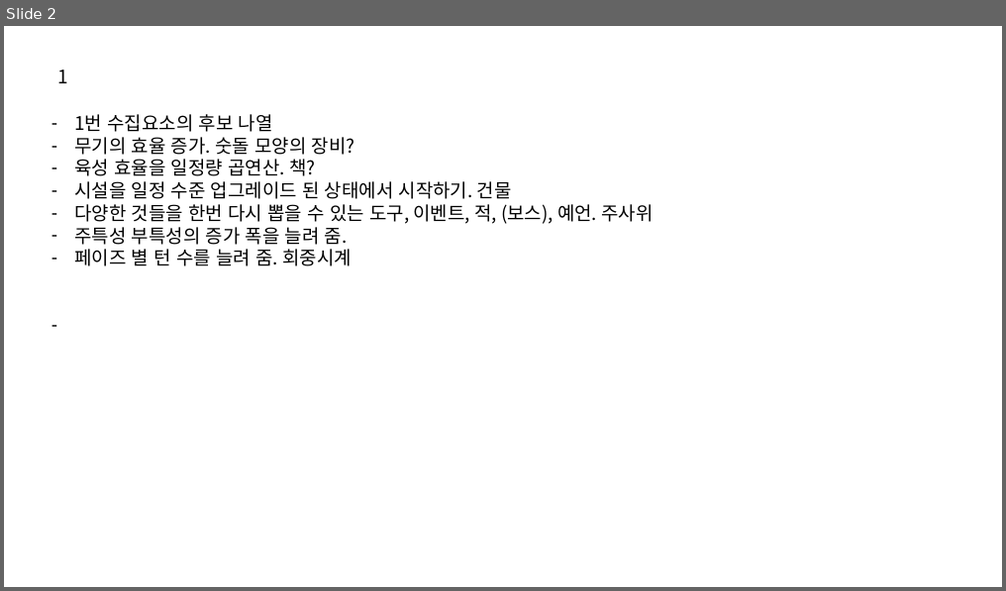
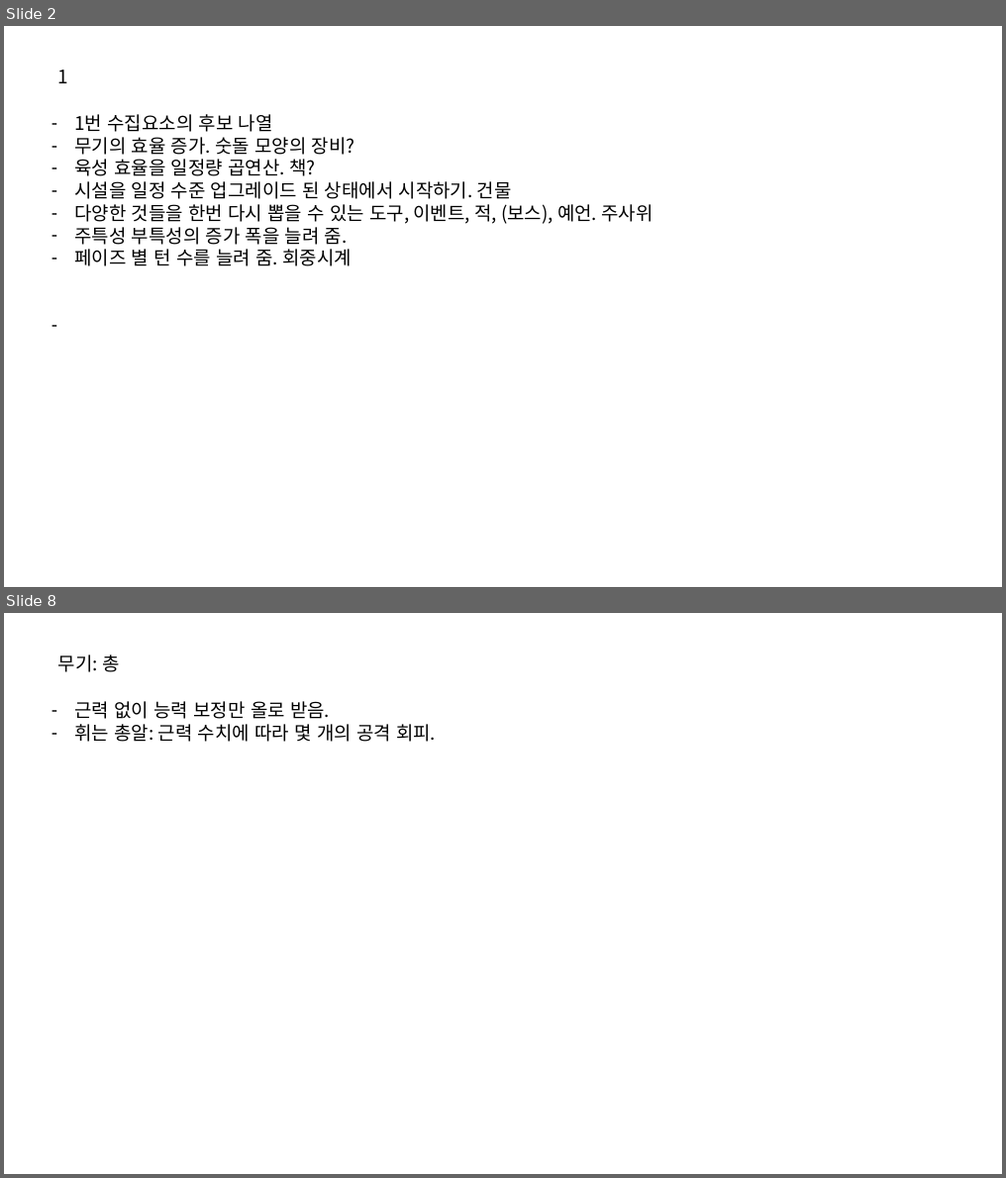
Before and after one commit to IdfKLeh/capstone, a slide deck: 수집요소.pptx. Shown one above the other, each under a label of ours: slide 2 before the commit, slides 2 and 8 after it; the slides between them are not shown. The pictures are 1006x591 and 1006x1178 pixels, drawn with LibreOffice and Linux fonts; fonts in the diff are those of the drawing. Boxes give left, top, right and bottom in pixels: in the first picture for what was removed or moved away, otherwise in the second. Text is boxed around its words. In the diff, an @@ line names an element or a change of style, - is before the commit and + after.

```diff
--- a/수집요소.pptx
+++ b/수집요소.pptx
@@ slide 8 added at [4,613,1002,1174], background #FFFFFF @@
@@ text added at [58,655,119,672], 18 pt, text #000000 @@
+무기: 총
@@ text added at [74,701,436,742], 18 pt, text #000000 @@
+– 근력 없이 능력 보정만 올로 받음.
+– 휘는 총알: 근력 수치에 따라 몇 개의 공격 회피.
```
Also in this commit, not shown: 2 slides changed, 5 other slides added, 4 other files.
